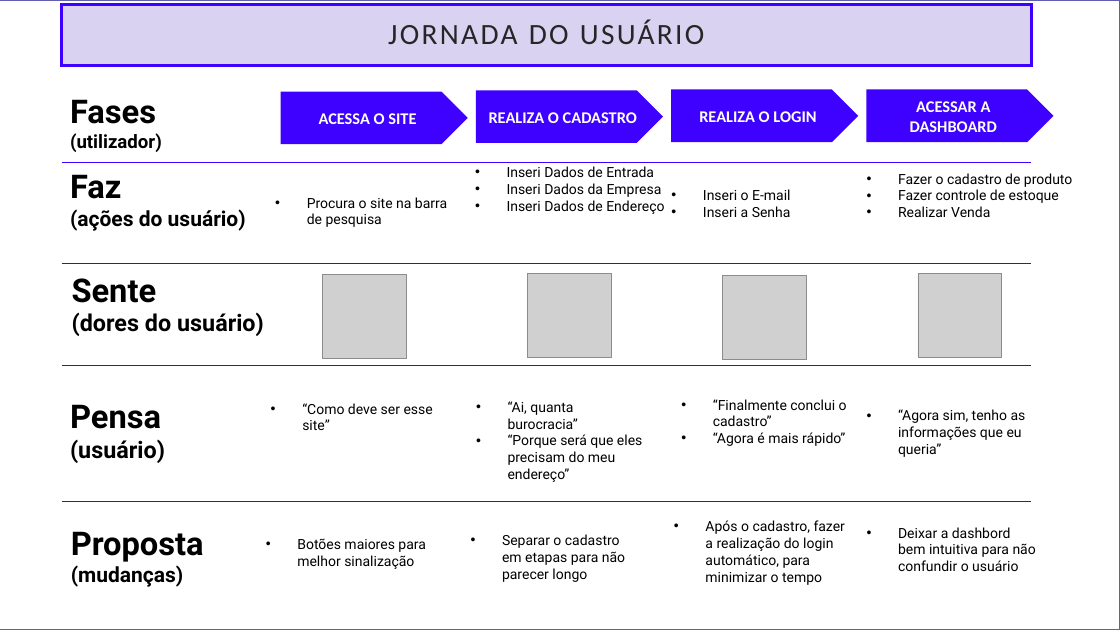
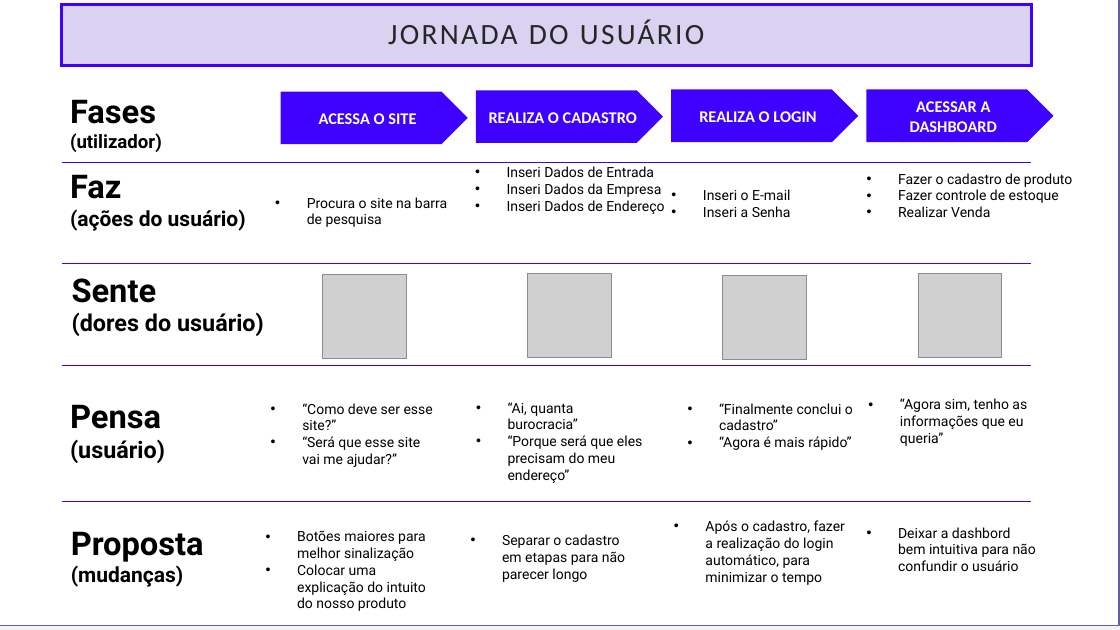
Before and after one commit to ogabrielalves/Sollute, a slide deck: slide 7 of Apresentação/Apresentação-Sollute.pptx (slide 6 before the commit). Drawn at 1120x630 pixels with LibreOffice and Linux fonts; fonts in the diff are those of the drawing; grey boxes stand for pictures; background and template pictures are left out. Boxes give left, top, right and bottom in pixels: in the first picture for what was removed or moved away, otherwise in the second. Text is boxed around its words. In the diff, an @@ line names an element or a change of style, - is before the commit and + after.

Commit message:
Att ppt

```diff
--- a/Apresentação/Apresentação-Sollute.pptx
+++ b/Apresentação/Apresentação-Sollute.pptx
@@ rectangle: place and size @@
-rectangle at (0,0,1120,630)
+rectangle at (0,0,1119,625)
@@ text at (302,403,433,467): text changed @@
-• “Como deve ser esse site”
+• “Como deve ser esse site?”
+• “Será que esse site vai me ajudar?”
@@ text "“Finalmente conclui o cadastro”": place and size @@
-text "“Finalmente conclui o cadastro”" at (713,399,847,446)
+text "“Finalmente conclui o cadastro”" at (719,403,853,450)
@@ text "“Agora sim, tenho as informações ...": place and size @@
-text "“Agora sim, tenho as informações ..." at (898,409,1026,457)
+text "“Agora sim, tenho as informações ..." at (900,398,1027,446)
@@ text "Botões maiores para melhor sinalização": place and size @@
-text "Botões maiores para melhor sinalização" at (297,538,426,569)
+text "Botões maiores para melhor sinalização" at (297,530,426,611)
@@ text at (297,564,426,611): paragraph added @@
+• Colocar uma explicação do intuito do nosso produto
```
Also in this commit, not shown: 2 slides added.
